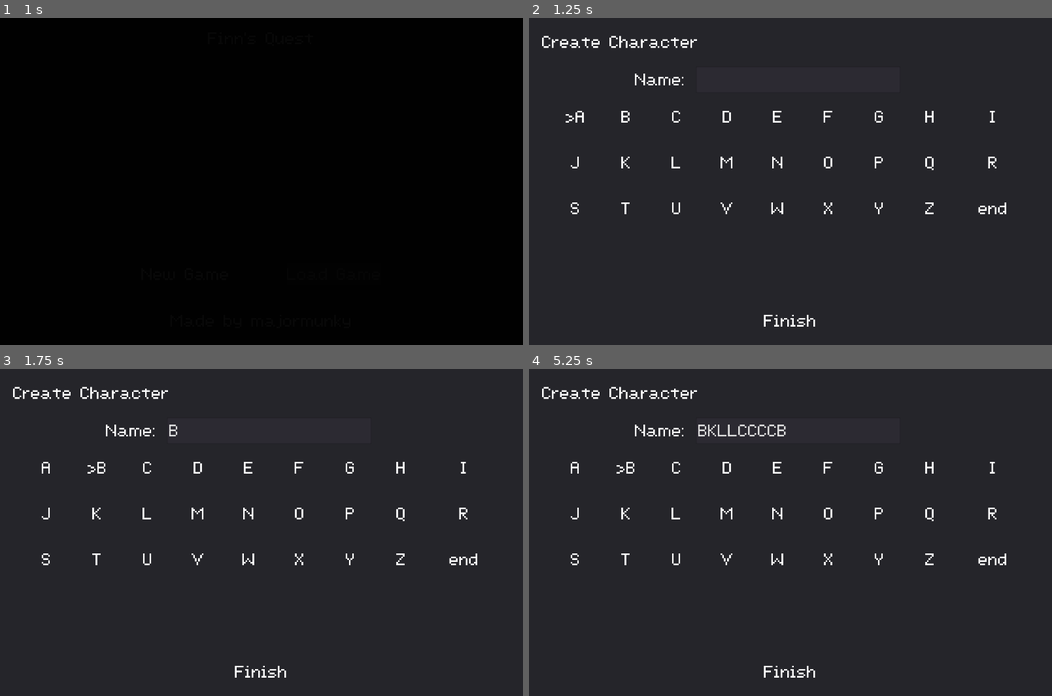
Above: before the commit, frames 1-4 (two rows, left to right).
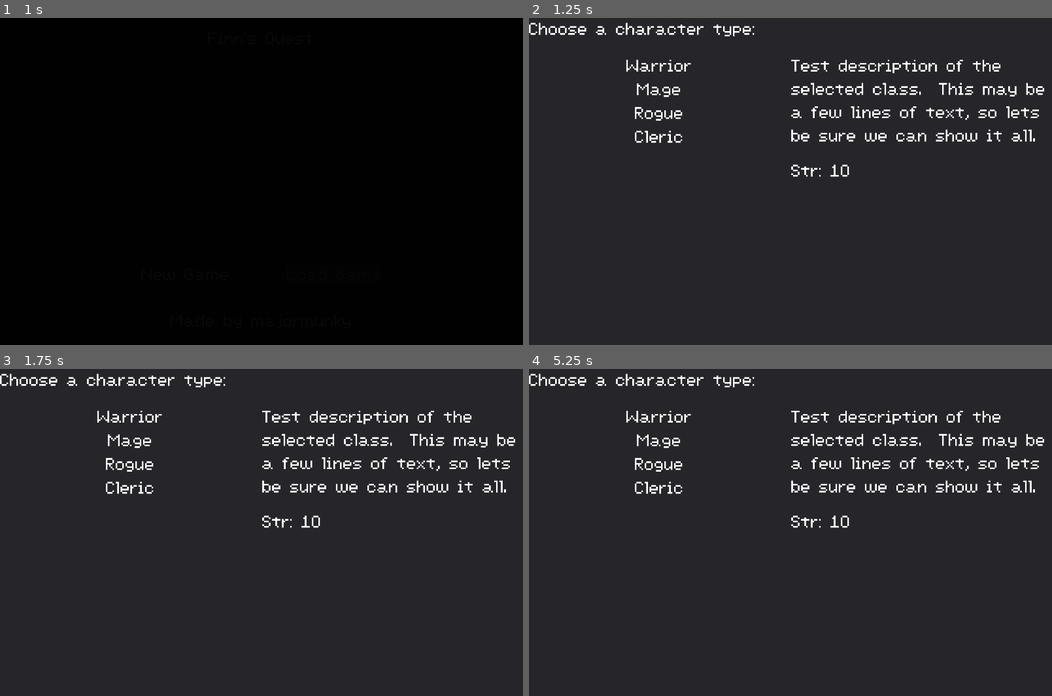
Above: after the commit, the same moments.

Repository: majormunky/MiniRPG
Game: Godot game, scene res://scenes/MainMenu.tscn
Two runs of this game, one before a commit and one after it. Both use one fixed random seed, a clock stepped at 60 frames per second and the inputs below.
Inputs:
- Up to frame 1 (1 s): tap Enter (ui_accept) at 0.5, 0.77 s; hold Right (ui_right) from 0.53 s (still down); hold F (inspect) from 0.53 s (still down)
- Up to frame 2 (1.25 s): keep holding Right (ui_right); keep holding F (inspect)
- Up to frame 3 (1.75 s): release Right (ui_right) at 1.28 s; release F (inspect) at 1.28 s; hold Down (ui_down) from 1.28 s (still down); tap F (inspect) at 1.35 s; tap Enter (ui_accept) at 1.52 s
- Up to frame 4 (5.25 s): tap Enter (ui_accept) at 2, 2.75, 3.02, 3.5, 3.77, 4.25, 4.52, 5 s; release Down (ui_down) at 2.03 s; hold Right (ui_right) 2.03-2.78 s; hold F (inspect) 2.03-2.78 s; hold Up (ui_up) 2.78-3.53 s; tap F (inspect) at 2.85, 4.35 s; hold F (inspect) 3.53-4.28 s; hold Left (ui_left) 3.53-5.03 s; hold Down (ui_down) from 5.03 s (still down); hold F (inspect) from 5.03 s (still down)

Frame 1 is identical in both runs. In frame 2, 4.4% of the frame differs, in the area x 0-99%, y 1-95%; in frame 3, 4.5%; in frame 4, 4.7%.

Commit message:
Added more of the character type selection page

Diff:
--- a/scenes/CreatePlayer.tscn
+++ b/scenes/CreatePlayer.tscn
@@ -21,6 +21,7 @@
 }
 
 [node name="MarginContainer" type="MarginContainer" parent="."]
+visible = false
 anchor_right = 1.0
 anchor_bottom = 1.0
 custom_constants/margin_right = 32
@@ -148,9 +149,83 @@
 text = "Finish"
 
 [node name="CharacterTypeContainer" type="MarginContainer" parent="."]
-visible = false
-margin_right = 40.0
-margin_bottom = 40.0
+anchor_right = 1.0
+anchor_bottom = 1.0
+theme = ExtResource( 1 )
+__meta__ = {
+"_edit_use_anchors_": false
+}
+
+[node name="VBoxContainer" type="VBoxContainer" parent="CharacterTypeContainer"]
+margin_right = 1280.0
+margin_bottom = 800.0
+
+[node name="CharTypeTitle" type="Label" parent="CharacterTypeContainer/VBoxContainer"]
+margin_right = 1280.0
+margin_bottom = 54.0
+text = "Choose a character type:"
+
+[node name="MarginContainer" type="MarginContainer" parent="CharacterTypeContainer/VBoxContainer"]
+margin_top = 58.0
+margin_right = 1280.0
+margin_bottom = 401.0
+custom_constants/margin_top = 32
+
+[node name="HBoxContainer" type="HBoxContainer" parent="CharacterTypeContainer/VBoxContainer/MarginContainer"]
+margin_top = 32.0
+margin_right = 1280.0
+margin_bottom = 343.0
+
+[node name="CharTypeList" type="VBoxContainer" parent="CharacterTypeContainer/VBoxContainer/MarginContainer/HBoxContainer"]
+margin_right = 638.0
+margin_bottom = 311.0
+size_flags_horizontal = 3
+
+[node name="WarriorType" type="Label" parent="CharacterTypeContainer/VBoxContainer/MarginContainer/HBoxContainer/CharTypeList"]
+margin_right = 638.0
+margin_bottom = 54.0
+text = "Warrior"
+align = 1
+
+[node name="MageType" type="Label" parent="CharacterTypeContainer/VBoxContainer/MarginContainer/HBoxContainer/CharTypeList"]
+margin_top = 58.0
+margin_right = 638.0
+margin_bottom = 112.0
+text = "Mage"
+align = 1
+
+[node name="RogueType" type="Label" parent="CharacterTypeContainer/VBoxContainer/MarginContainer/HBoxContainer/CharTypeList"]
+margin_top = 116.0
+margin_right = 638.0
+margin_bottom = 170.0
+text = "Rogue"
+align = 1
+
+[node name="ClericType" type="Label" parent="CharacterTypeContainer/VBoxContainer/MarginContainer/HBoxContainer/CharTypeList"]
+margin_top = 174.0
+margin_right = 638.0
+margin_bottom = 228.0
+text = "Cleric"
+align = 1
+
+[node name="CharTypeInfo" type="VBoxContainer" parent="CharacterTypeContainer/VBoxContainer/MarginContainer/HBoxContainer"]
+margin_left = 642.0
+margin_right = 1280.0
+margin_bottom = 311.0
+size_flags_horizontal = 3
+custom_constants/separation = 32
+
+[node name="Description" type="Label" parent="CharacterTypeContainer/VBoxContainer/MarginContainer/HBoxContainer/CharTypeInfo"]
+margin_right = 638.0
+margin_bottom = 225.0
+text = "Test description of the selected class.  This may be a few lines of text, so lets be sure we can show it all."
+autowrap = true
+
+[node name="MiscFeature" type="Label" parent="CharacterTypeContainer/VBoxContainer/MarginContainer/HBoxContainer/CharTypeInfo"]
+margin_top = 257.0
+margin_right = 638.0
+margin_bottom = 311.0
+text = "Str: 10"
 
 [node name="TransitionRect" parent="." instance=ExtResource( 3 )]
 visible = false
